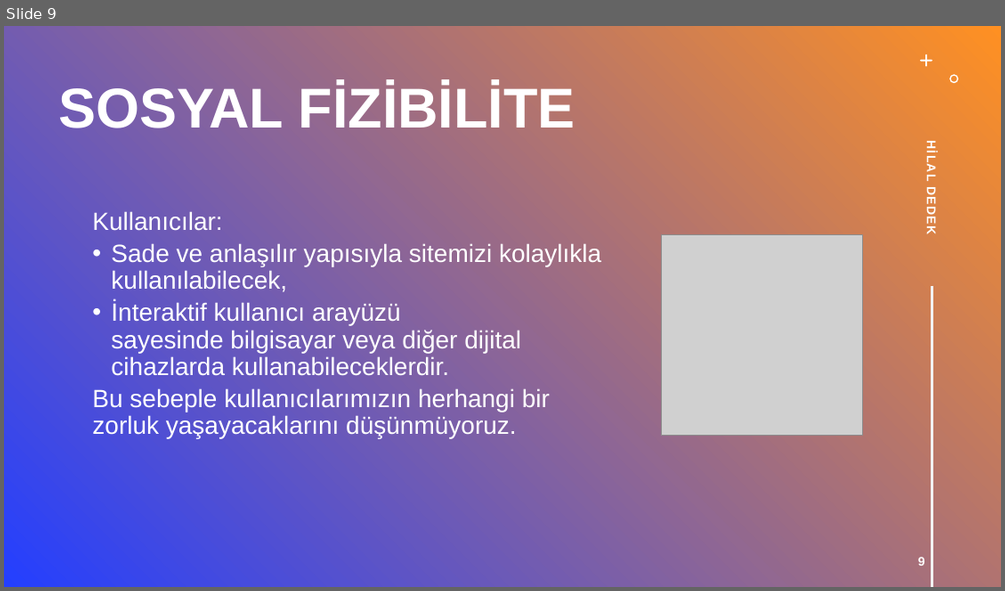
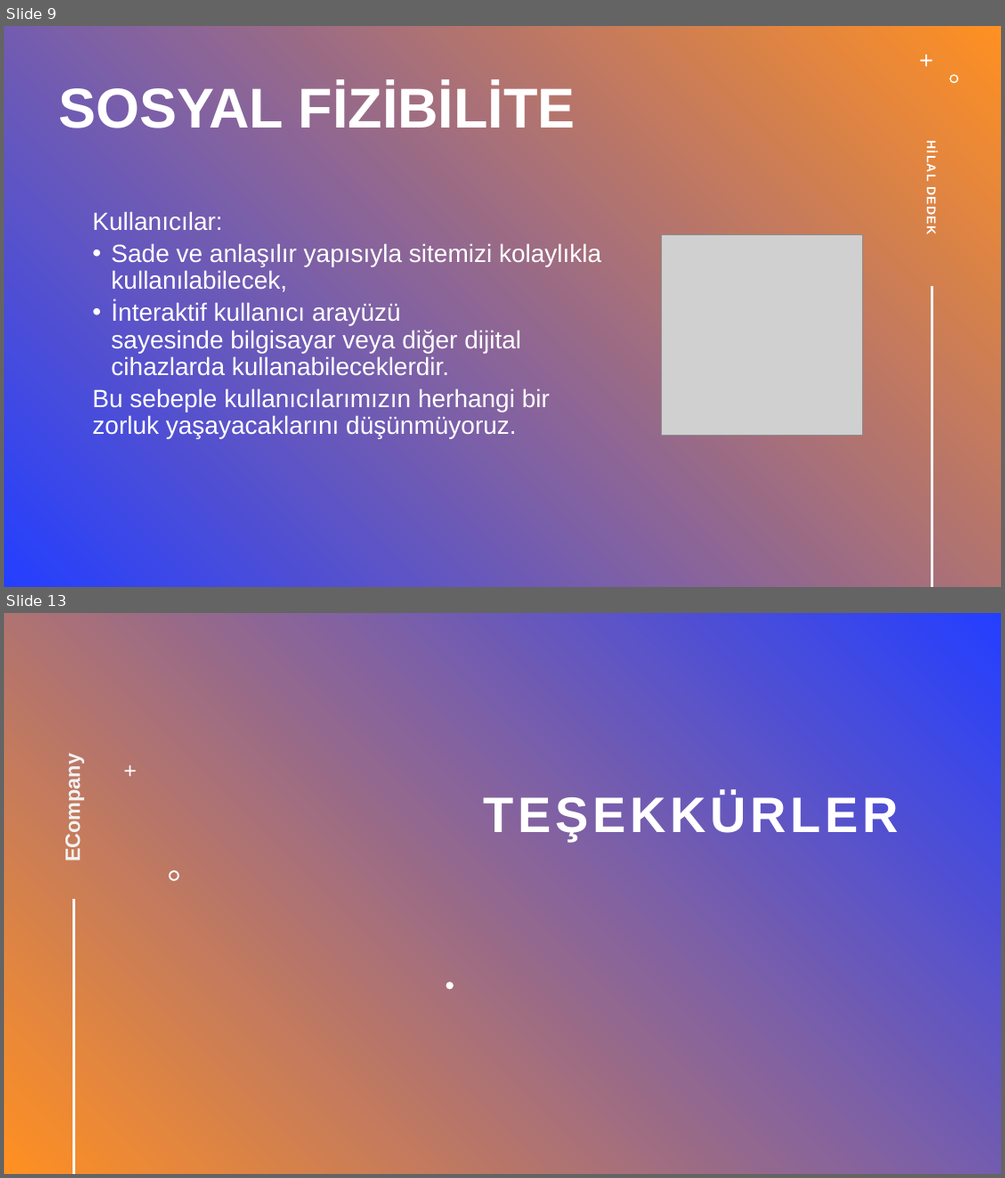
Before and after one commit to keserbaros1/EHOTEL, a slide deck: EHotel Fizibilite Sunumu.pptx. Shown one above the other, each under a label of ours: slide 9 before the commit, slides 9 and 13 after it; the slides between them are not shown. The pictures are 1005x591 and 1005x1178 pixels, drawn with LibreOffice and Linux fonts; fonts in the diff are those of the drawing; grey boxes stand for pictures. Boxes give left, top, right and bottom in pixels: in the first picture for what was removed or moved away, otherwise in the second. Text is boxed around its words. In the diff, an @@ line names an element or a change of style, - is before the commit and + after.

```diff
--- a/EHotel Fizibilite Sunumu.pptx
+++ b/EHotel Fizibilite Sunumu.pptx
@@ slide 13 added at box(4, 613, 1001, 1174), background gradient #243FFF to #FF9022 @@
@@ text added at box(61, 766, 84, 859), 20 pt, text #F2F2F2, bold @@
+ECompany
@@ freeform shape added at box(124, 765, 136, 776), fill #FFFFFF @@
@@ title added at box(484, 793, 898, 841), 48 pt, text #FFFFFF, bold @@
+TEŞEKKÜRLER
@@ freeform shape added at box(169, 870, 179, 881), fill #FFFFFF @@
@@ line added from (74, 900) to (74, 1173), #FFFFFF 2 pt @@
@@ freeform shape added at box(446, 981, 453, 989), fill #FFFFFF @@
@@ slide 9 changed as well @@
@@ page number removed at box(918, 556, 925, 565) @@
-9
```
Also in this commit, not shown: 8 other slides changed, 3 other slides added, 3 slides removed, 1 other file.
